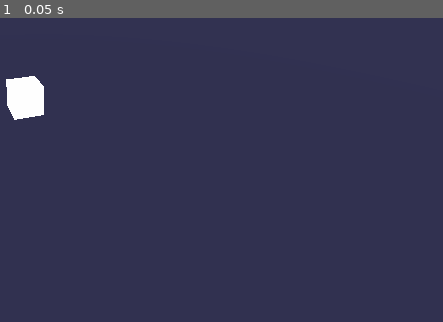
Above: before the commit, frame 1.
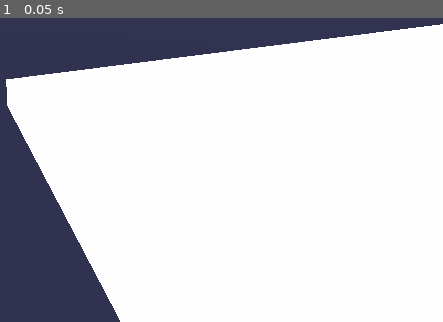
Above: after the commit, the same moment.

Repository: electric-jammers/godot-jam
Game: Godot game, scene res://Scenes/MainScene.tscn
Same seed, same stepped clock (60 frames per second), same inputs: the game is played once before the commit and once after it.
Inputs:
- Up to frame 1 (0.05 s): no input

The runs differ from the first frame. In frame 1, 77% of the frame differs, in the area x 3-100%, y 1-100%.

Commit message:
Generate plane of sand on ready

Diff:
--- a/GodotJam/Prefabs/SandSystem/SandSystem.gd
+++ b/GodotJam/Prefabs/SandSystem/SandSystem.gd
@@ -18,23 +18,24 @@
 
 onready var cube_scene = load("res://Prefabs/SandSystem/SandCube.tscn")
 
-func position_to_int(position: Vector3) -> PoolIntArray:
+func position_to_int_position(position: Vector3) -> PoolIntArray:
 	var arr := PoolIntArray()
 	arr.append(int(position.x))
 	arr.append(int(position.y))
 	arr.append(int(position.z))
 	return arr
 
-func fixed_position(position: Vector3) -> Vector3:
-	var x := int(position.x)
-	var y := int(position.y)
-	var z := int(position.z)
+func index_to_world_position(index: int) -> Vector3:
+	var y := index / (size_x * size_z)
+	var z := (index - (y * size_x * size_z)) / size_x
+	var x := index - ((y * size_x * size_z) + (z * size_x))
 	var result := Vector3(x, y, z)
+
 	return result
 
 func position_to_index(position: Vector3) -> int:
-	var int_positions := position_to_int(position)
-	return int(int_positions[0]) + (int(int_positions[1]) * size_x) + (int(int_positions[2]) * (size_x * size_y))
+	var int_positions := position_to_int_position(position)
+	return int(int_positions[0]) + (int(int_positions[1]) * size_x * size_z) + (int(int_positions[2]) * (size_x))
 
 
 func add_sand(position: Vector3) -> void:
@@ -44,7 +45,7 @@
 	var cube : Spatial = cube_scene.instance()
 	add_child(cube)
 	cube_spatial_dict[position_index] = cube
-	cube.translation = fixed_position(position)
+	cube.translation = index_to_world_position(position_index)
 
 func remove_sand(position: Vector3) -> void:
 	var position_index := position_to_index(position)
@@ -63,14 +64,6 @@
 		sand_voxels.set(index, SandState.NONE)
 		damage.set(index, 0)
 
-	print(sand_voxels.size())
-
-	add_sand(Vector3(0, 0, 0))
-
-	# var mesh := Mesh.new()
-	pass # Replace with function body.
-
-
-# Called every frame. 'delta' is the elapsed time since the previous frame.
-#func _process(delta: float) -> void:
-#	pass
+	for x in size_x:
+		for z in size_z:
+			add_sand(Vector3(x, 0, z))
